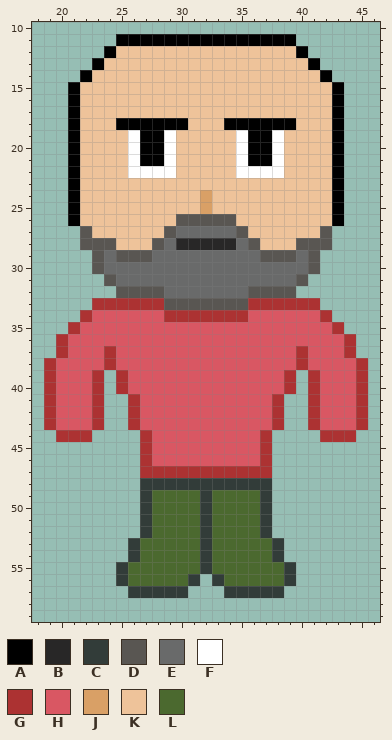
A sprite sheet gets an edit: Graphics/Villagers/Merchant.png. The first picture shows the starting point.
The file is 65x65 pixels. Shown: x 18..46, y 10..59.
Palette (. is transparent): A #000000  B #282727  C #323c39  D #595652  E #696a6a  F #ffffff  G #ac3232  H #d95763  J #d9a066  K #eec39a  L #4b692f
Pixels before, first column x 19:
11 ......AAAAAAAAAAAAAAA......
12 .....AKKKKKKKKKKKKKKKA.....
13 ....AKKKKKKKKKKKKKKKKKA....
14 ...AKKKKKKKKKKKKKKKKKKKA...
15 ..AKKKKKKKKKKKKKKKKKKKKKA..
16 ..AKKKKKKKKKKKKKKKKKKKKKA..
17 ..AKKKKKKKKKKKKKKKKKKKKKA..
18 ..AKKKAAAAAAKKKAAAAAAKKKA..
19 ..AKKKKFAAFKKKKKFAAFKKKKA..
20 ..AKKKKFAAFKKKKKFAAFKKKKA..
21 ..AKKKKFAAFKKKKKFAAFKKKKA..
22 ..AKKKKFFFFKKKKKFFFFKKKKA..
23 ..AKKKKKKKKKKKKKKKKKKKKKA..
24 ..AKKKKKKKKKKJKKKKKKKKKKA..
25 ..AKKKKKKKKKKJKKKKKKKKKKA..
26 ..AKKKKKKKKDDDDDKKKKKKKKA..
27 ...DKKKKKKDEEEEEDKKKKKKD...
28 ...DDDKKKDEBBBBBEDKKKDDD...
29 ....DEDDDEEEEEEEEEDDDED....
30 ....DEEEEEEEEEEEEEEEEED....
31 .....DEEEEEEEEEEEEEEED.....
32 ......DDDDEEEEEEEDDDD......
33 ....GGGGGGDDDDDDDGGGGGG....
34 ...GHHHHHHGGGGGGGHHHHHHG...
35 ..GHHHHHHHHHHHHHHHHHHHHHG..
36 .GHHHHHHHHHHHHHHHHHHHHHHHG.
37 .GHHHGHHHHHHHHHHHHHHHGHHHG.
38 GHHHHGHHHHHHHHHHHHHHHGHHHHG
39 GHHHG.GHHHHHHHHHHHHHG.GHHHG
40 GHHHG.GHHHHHHHHHHHHHG.GHHHG
41 GHHHG..GHHHHHHHHHHHG..GHHHG
42 GHHHG..GHHHHHHHHHHHG..GHHHG
43 GHHHG..GHHHHHHHHHHHG..GHHHG
44 .GGG....GHHHHHHHHHG....GGG.
45 ........GHHHHHHHHHG........
46 ........GHHHHHHHHHG........
47 ........GGGGGGGGGGG........
48 ........CCCCCCCCCCC........
49 ........CLLLLCLLLLC........
50 ........CLLLLCLLLLC........
51 ........CLLLLCLLLLC........
52 ........CLLLLCLLLLC........
53 .......CLLLLLCLLLLLC.......
54 .......CLLLLLCLLLLLC.......
55 ......CLLLLLLCLLLLLLC......
56 ......CLLLLLC.CLLLLLC......
57 .......CCCCC...CCCCC.......
After the commit:
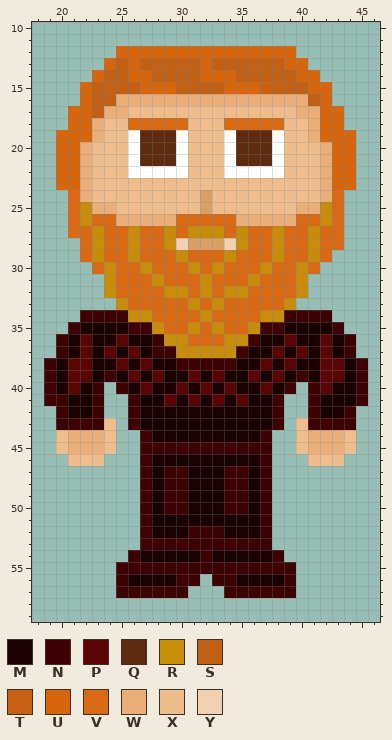
Colours new in this view: M #1b0101  N #3e0202  P #5b0404  Q #5e2b0f  R #c78d09  S #c15f13  T #c96112  U #d7650c  V #d96913  W #eaaf78  X #efbc8c  Y #f2d1b3
From old to new:
Changed rows in their new state; - is an unchanged pixel.
first column x 19:
11 ------...............------
12 -----.UUUUUUUUUUUUUUU.-----
13 ----.USUSSSSSUSSSSSSUU.----
14 ---.USSUUSSSSUUUSSSSSUU.---
15 --.USSSSUUUSSSSUUUTSSSUU.--
16 --.USSWWWWWWWWWWWWWWWWSU.--
17 --UUSWWXXXXXXXXXXXXXXWWUU--
18 --UUWXXVVVVVXXXVVVVVXXWUU--
19 -UUUWXX-QQQFXXXFQQQ-XXWUUU-
20 -UUWXXX-QQQFXXXFQQQ-XXXWUU-
21 -UUWXXX-QQQFXXXFQQQ-XXXWUU-
22 -UUWXXX----FXXXF----XXXWUU-
23 -UUWXXXXXXXXXXXXXXXXXXXWUU-
24 --VWXXXXXXXXX-XXXXXXXXXWV--
25 --VRWWXXXXXXX-XXXXXXXWWRV--
26 --VRVVWWWWWVVVVVWWWWWVVRV--
27 --VVRVVRVVRVRRRVRVVRVVRVV--
28 ---VRVVRVVRYJJJYRVVRVVRVV--
29 ---VRVVRVVVRVVVRVVVRVVRV---
30 ----VRVVRVVVRVRVVVRVVRV----
31 -----RVVVRVVVRVVVRVVVR-----
32 -----RVVVVRRVRVRRVVVVR-----
33 ----..RVVVVVRVRVVVVVR..----
34 ---NNNNRRVVVVRVVVVRRNNNN---
35 --NMMMMNNRVVRVRVVRNNMMMMN--
36 -NMPMMPMMNRRVVVRRNMMPMMPMN-
37 -NMPMPMPMNNRRRRRNMMPMPMPMN-
38 NMPPMMPMPMMNNNNNMMPMPMMPPMN
39 NMPPMNMPMPMMPMPMMPMPMNMPPMN
40 NMPMN-NMPMMPMPMPMMPMN-NPMMN
41 NNMMN--NMMPMPMPMPMMN--NMMMN
42 .NMMN--NMMMMMMMMMMMN--NMMN.
43 .NNNNX-NMMMMMMMMMMMN-XNNNN.
44 -XWWWX--NMMMMMMMMMN--XWWWX-
45 -XWWWX--NNNNNNNNNNN--XWWWX-
46 --XXX---NMMMMMMMMMN---XXX--
47 --------NMNNMMMNNMN--------
48 --------NMNNMMMNNMN--------
49 --------NMNNMMMNNMN--------
50 --------NMNNMMMNNMN--------
51 --------NMMMMMMMMMN--------
52 --------NMMMNNNMMMN--------
53 -------.NNNNNNNNNNN.-------
54 -------NMMMMMNMMMMMN-------
55 ------NNNNNNNNNNNNNNN------
56 ------NMMMMNN-NNMMMMN------
57 ------NNNNNN---NNNNNN------
Changed places in both pictures, as pixel boxes (x1, y1, x2, y2):
changed: (44, 34, 368, 598)
